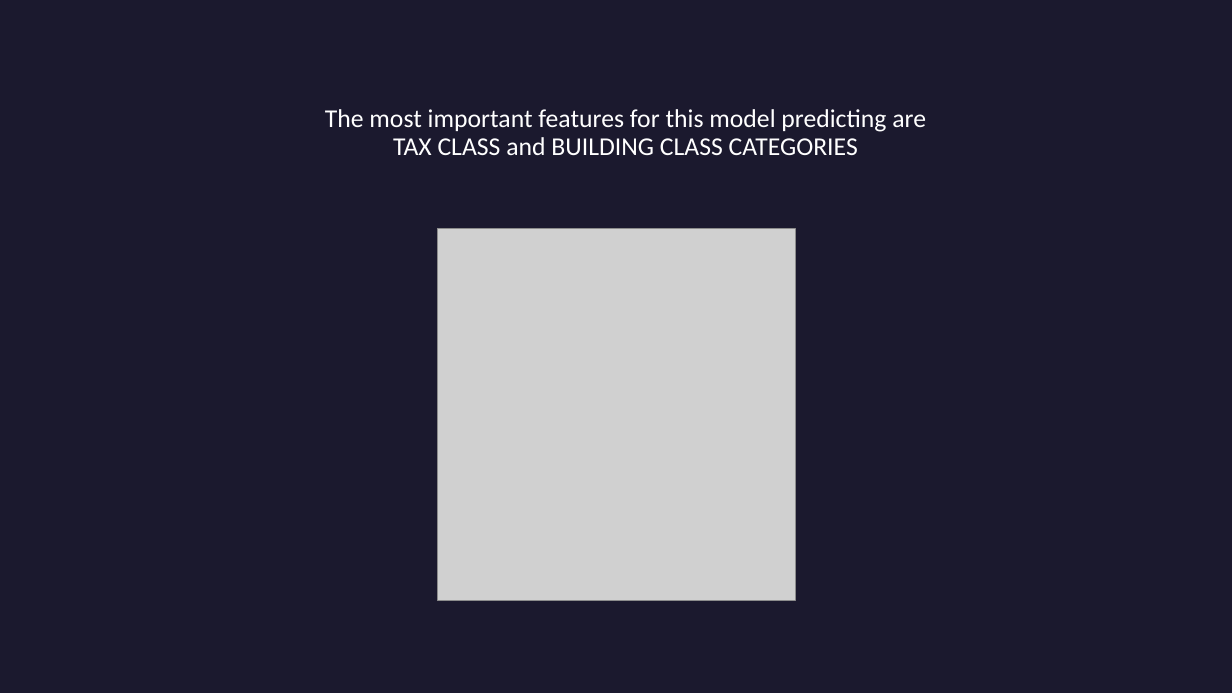
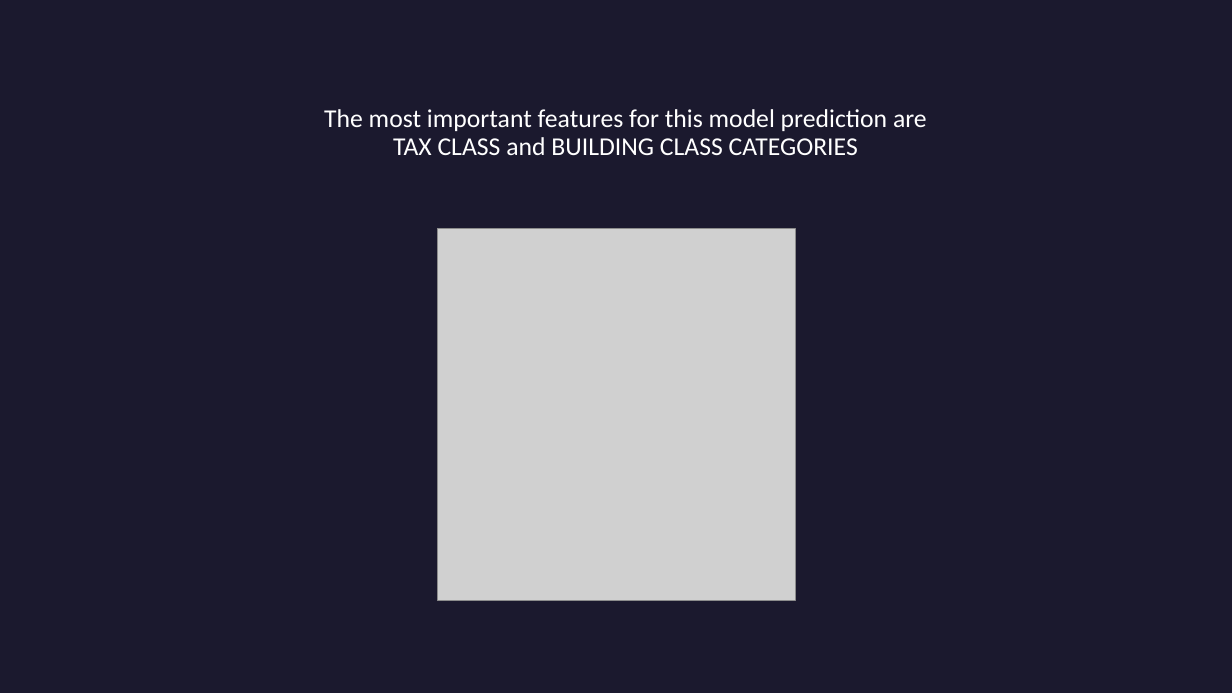
Before and after one commit to Gaukhar-ai/for_my_Thinkful_work, a slide deck: slide 9 of capstone/NY_real_estate/NYC property price prediction.pptx. Drawn at 1232x693 pixels with LibreOffice and Linux fonts; fonts in the diff are those of the drawing; grey boxes stand for pictures. Boxes give left, top, right and bottom in pixels: in the first picture for what was removed or moved away, otherwise in the second. Text is boxed around its words. In the diff, an @@ line names an element or a change of style, - is before the commit and + after.

```diff
--- a/capstone/NY_real_estate/NYC property price prediction.pptx
+++ b/capstone/NY_real_estate/NYC property price prediction.pptx
@@ title at (x1=324, y1=109, x2=927, y2=155): text changed @@
-The most important features for this model predicting are
-TAX CLASS and BUILDING CLASS CATEGORIES
+The most important features for this model prediction are
+TAX CLASS and BUILDING CLASS CATEGORIES
```
Also in this commit, not shown: 4 other files.
